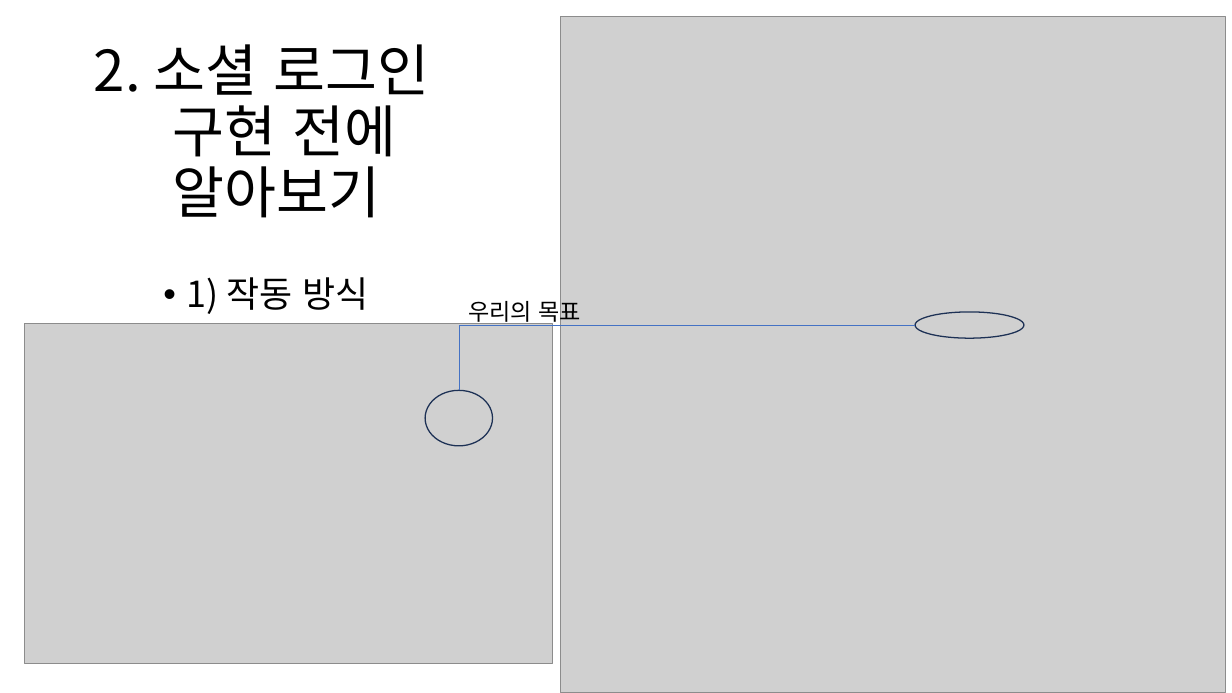
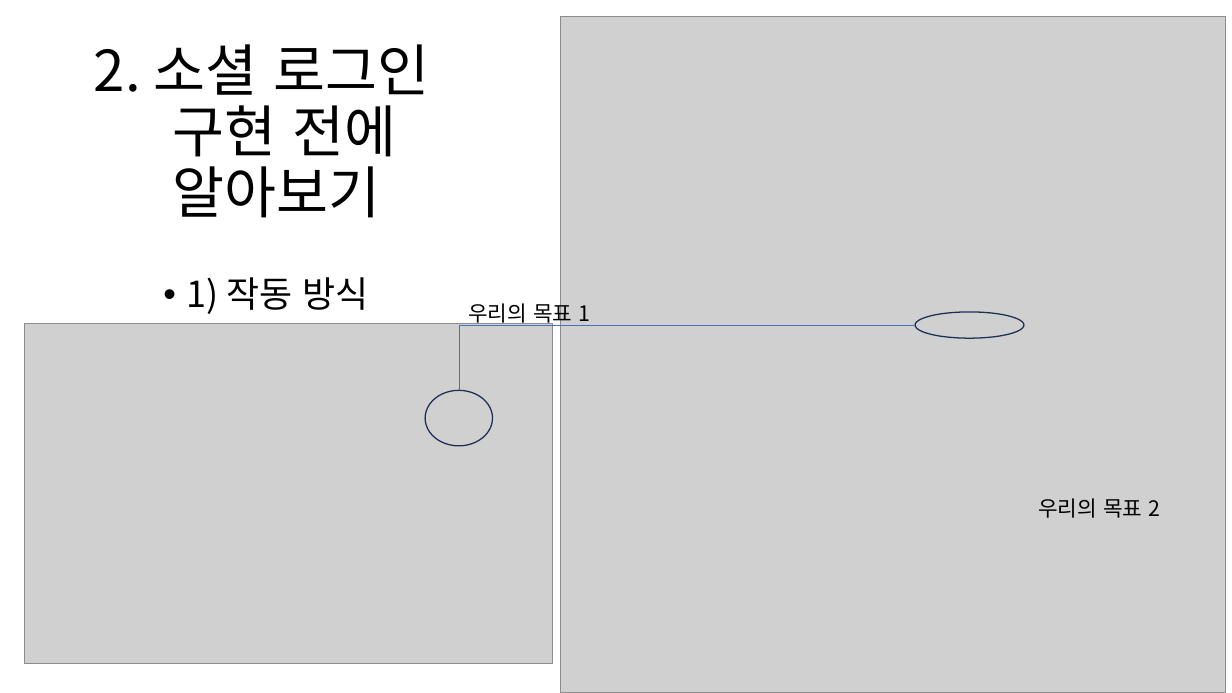
Before and after one commit to JHS3427/SocialLoginPresentation, a slide deck: slide 4 of 소셜 로그인 발표.pptx. Drawn at 1232x693 pixels with LibreOffice and Linux fonts; fonts in the diff are those of the drawing; grey boxes stand for pictures. Boxes give left, top, right and bottom in pixels: in the first picture for what was removed or moved away, otherwise in the second. Text is boxed around its words. In the diff, an @@ line names an element or a change of style, - is before the commit and + after.

Commit message:
로그인 발표 자료

```diff
--- a/소셜 로그인 발표.pptx
+++ b/소셜 로그인 발표.pptx
@@ text at box(468, 299, 591, 326): text changed; size 18 to 16.6 pt @@
-우리의 목표
+우리의 목표 1
@@ text added at box(1038, 498, 1161, 518), 16.6 pt, text #000000 @@
+우리의 목표 2
```
Also in this commit, not shown: 4 other slides changed, 1 slide added, 2 other files.
